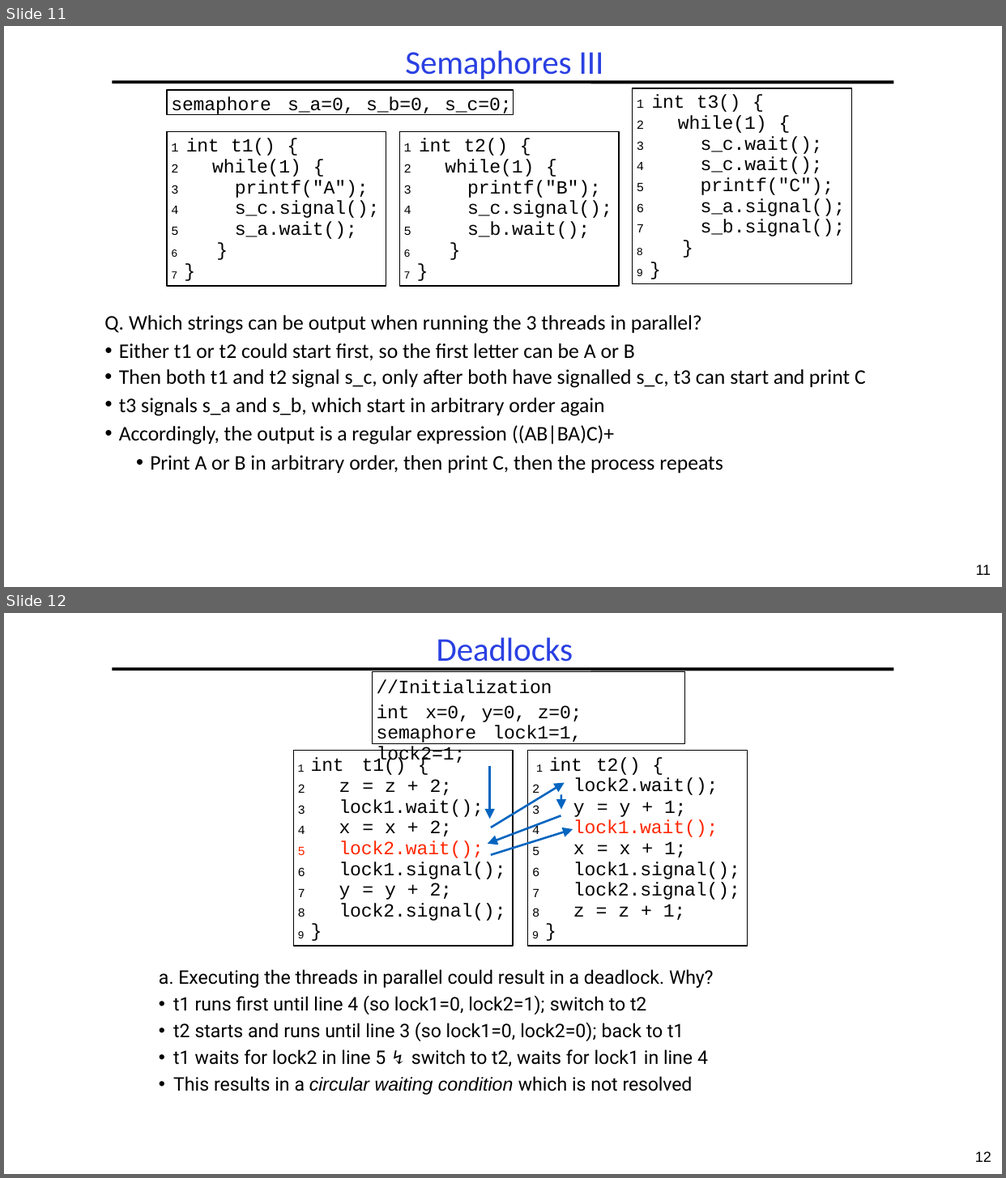
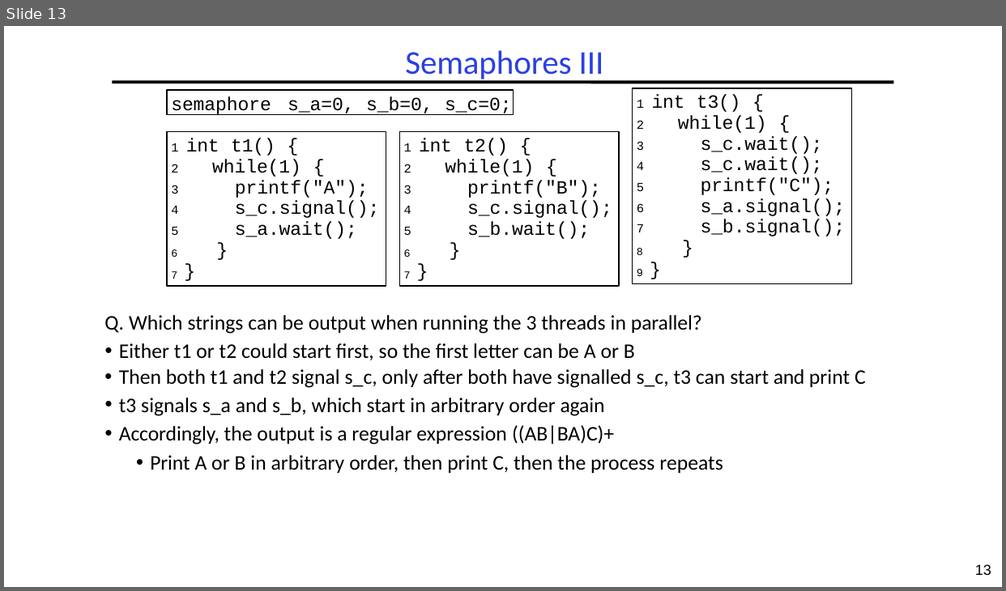
Before and after one commit to guhofstra/CSC256Fa25, a slide deck: PPTs/L3-Exercises.pptx. Shown one above the other, each under a label of ours: slides 11 and 12 before the commit, slide 13 after it. The pictures are 1006x1178 and 1006x591 pixels, drawn with LibreOffice and Linux fonts; fonts in the diff are those of the drawing. Boxes give left, top, right and bottom in pixels: in the first picture for what was removed or moved away, otherwise in the second. Text is boxed around its words. In the diff, an @@ line names an element or a change of style, - is before the commit and + after.

```diff
--- a/PPTs/L3-Exercises.pptx
+++ b/PPTs/L3-Exercises.pptx
@@ slide 12 removed at [4, 613, 1002, 1174], background #FFFFFF; not listed: 1 template element that a slide beside it also shows @@
@@ title removed at [437, 637, 573, 669] @@
-Deadlocks
@@ rectangle removed at [373, 672, 685, 744] @@
-//Initialization
-int x=0, y=0, z=0; semaphore lock1=1, lock2=1;
@@ freeform shape removed at [294, 750, 513, 945] @@
@@ text removed at [298, 746, 641, 775] @@
-1 int t1() { 1 int t2() {
@@ freeform shape removed at [528, 750, 748, 945] @@
@@ text removed at [339, 779, 484, 837] @@
-z = z + 2; lock1.wait(); x = x + 2;
@@ text removed at [573, 778, 718, 795] @@
-lock2.wait();
@@ text removed at [298, 784, 305, 939] @@
-2
-3
-4
-5
-6
-7
-8
-9 }
@@ text removed at [532, 784, 539, 939] @@
-2
-3
-4
-5
-6
-7
-8
-9 }
@@ text removed at [573, 800, 740, 920] @@
-y = y + 1; lock1.wait(); x = x + 1;
-lock1.signal(); lock2.signal(); z = z + 1;
@@ group removed at [484, 766, 573, 855]: 10 freeform shapes @@
@@ text removed at [339, 841, 506, 921] @@
-lock2.wait(); lock1.signal(); y = y + 2; lock2.signal();
@@ text removed at [159, 969, 713, 1095] @@
-a. Executing the threads in parallel could result in a deadlock. Why?
-• t1 runs first until line 4 (so lock1=0, lock2=1); switch to t2
-• t2 starts and runs until line 3 (so lock1=0, lock2=0); back to t1
-• t1 waits for lock2 in line 5 ↯ switch to t2, waits for lock1 in line 4
-• This results in a circular waiting condition which is not resolved
@@ page number removed at [975, 1152, 991, 1162] @@
-12
@@ what was slide 11 is now slide 13 @@
@@ page number at [975, 565, 991, 575]: text changed @@
-11
+13
```
Also in this commit, not shown: 3 slides changed, 3 slides added, 1 other slide removed, 22 other files.
